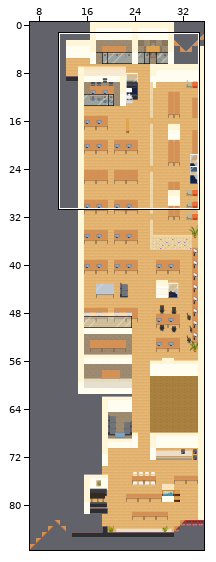
Two versions of a level (Tiled map (JSON), maps/map.json). Above: a wide view before the commit, with the close-up outlined.
Close-up. Old version:
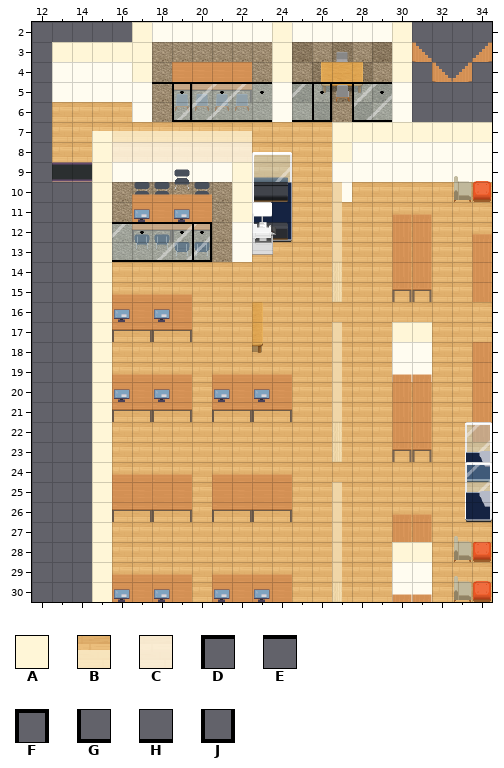
Cells are 32x32 px. Shown: x 12..34, y 2..30. The commit also changed other parts of the map, which this record leaves out.
Key: from "Office Tiledset_1": A 355, B 366, C 390, D 450, E 451, F 453, G 475, H 476, J 478.
_ is an empty cell.
Layers that did not change in this view are not listed.
Layer "Wallpaper #2" before, first column x 12:
 2 _______________________
 3 _______________________
 4 _______________________
 5 ______EFEEEE_EFEDE_____
 6 _______JHHHH_HJ_GH_____
 7 ____BBBBBBB____________
 8 ____CCCCCCC____________
 9 _______________________
10 _______________________
11 _______________________
12 ____EEEEF______________
13 ____HHHHJ______________
14 _______________________
15 _______________________
16 _______________________
17 __________________AA___
18 _______________________
19 _______________________
20 _______________________
21 _______________________
22 _______________________
23 _______________________
24 _______________________
25 _______________________
26 _______________________
27 _______________________
28 __________________AA___
29 _______________________
30 _______________________
Once edited:
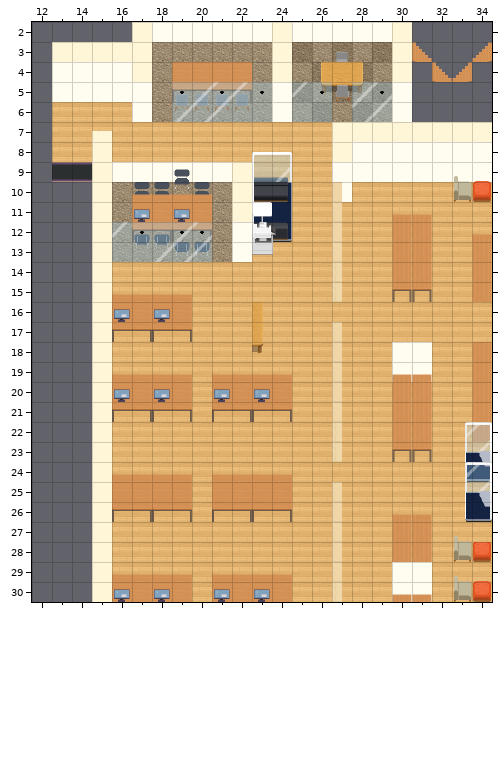
See-through tiles are keyed as they look on the map.
Commit message: feat: removed wallpaper
Changes in this commit:
Layer "Wallpaper #2" (removed):
The edit erases tile A in row 17 at x 30 to 31; in row 28 at x 30 to 31.
The edit erases tile B in row 7 at x 16 to 22.
The edit erases tile C in row 8 at x 16 to 22.
The edit erases tile D in row 5 at x 28.
The edit erases tile E in row 5 at x 18, 20 to 23, 25, 27 and 29; in row 12 at x 16 to 19.
The edit erases tile F in row 5 at x 19 and 26; in row 12 at x 20.
The edit erases tile G in row 6 at x 28.
The edit erases tile H in row 6 at x 20 to 23, 25 and 29; in row 13 at x 16 to 19.
The edit erases tile J in row 6 at x 19 and 26; in row 13 at x 20.
